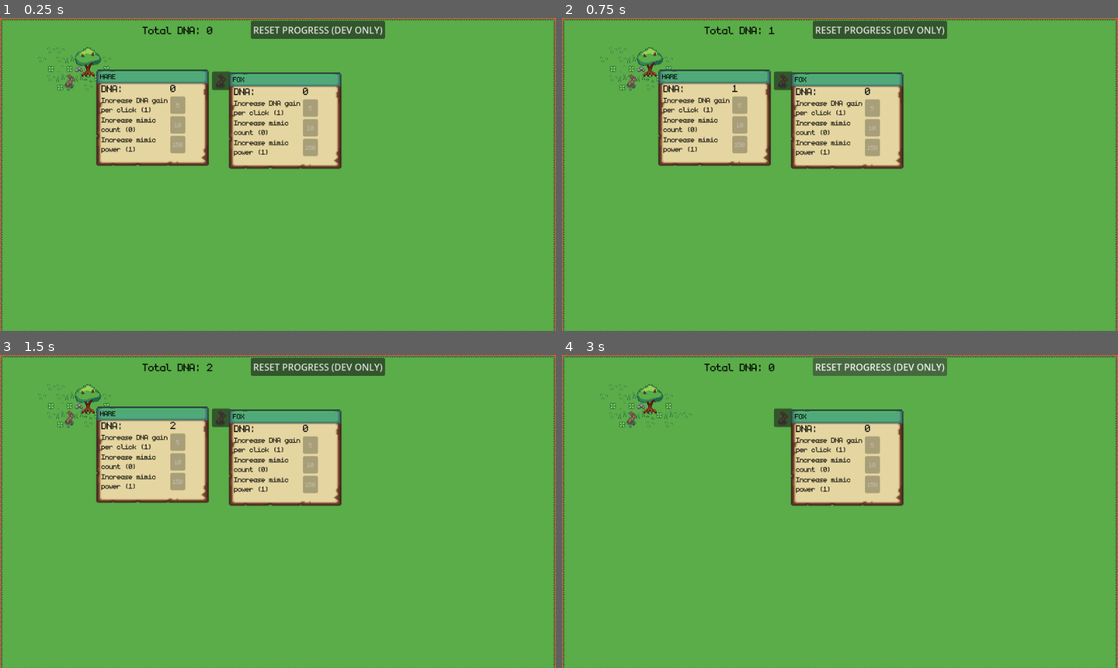
Above: before the commit, frames 1-4 (two rows, left to right).
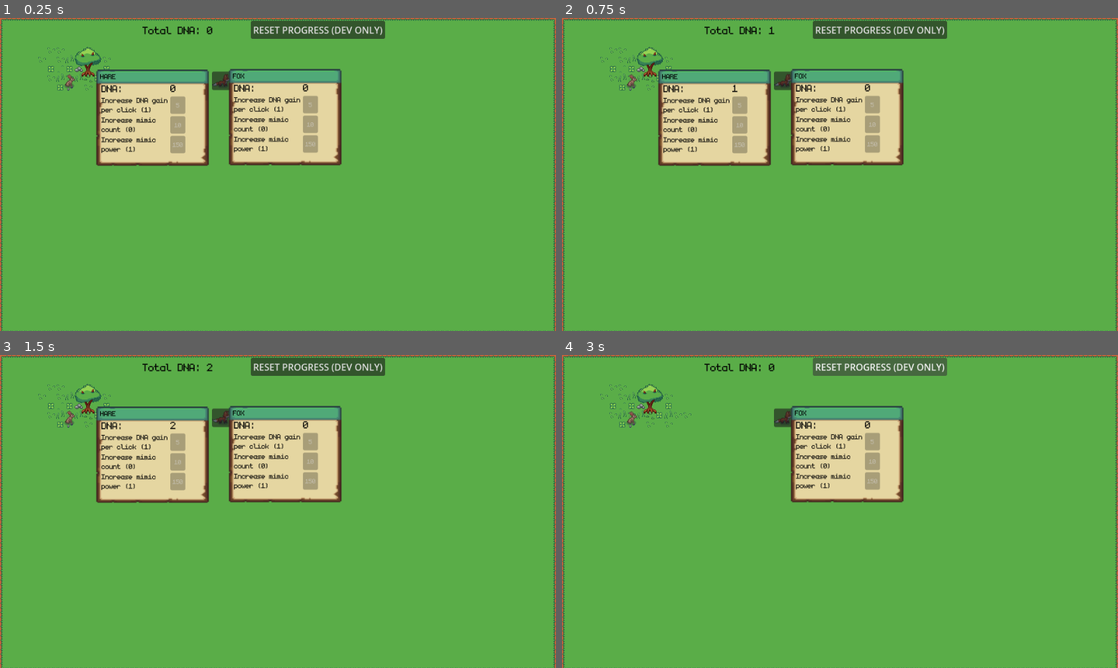
Above: after the commit, the same moments.

Repository: ViachaslauS/prey-clicker
Game: Godot game, scene res://scenes/main_scene.tscn
The game is run twice, just before and just after one commit, with the same random seed, the same clock (stepped at 60 frames per second) and the same inputs.
Inputs (mouse positions are in pixels of both pictures, inside the frame that each line leads up to):
- Up to frame 1 (0.25 s): no input
- Up to frame 2 (0.75 s): click (645, 71) at 0.52 s
- Up to frame 3 (1.5 s): click (83, 408) at 1.27 s
- Up to frame 4 (3 s): click (645, 408) at 2.02 s; click "RESET PROGRESS (DEV ONLY)" at 2.75 s

The runs differ from the first frame. In frame 1, 2.5% of the frame differs, in the area x 38-62%, y 16-49%; in frame 2, 2.5%; in frame 3, 2.5%; in frame 4, 2.5%.

Commit message:
AI 2nd it

Diff:
--- /dev/null
+++ b/res/data/animals/fox_sprite_frames.tres
@@ -0,0 +1,205 @@
+[gd_resource type="SpriteFrames" format=3]
+
+[ext_resource type="Texture2D" path="res://res/objects/Fox/Fox_Idle_with_shadow.png" id="1_gyf41"]
+[ext_resource type="Texture2D" path="res://res/objects/Fox/Fox_Run_with_shadow.png" id="2_14vqj"]
+
+[sub_resource type="AtlasTexture" id="AtlasTexture_o8im6"]
+atlas = ExtResource("1_gyf41")
+region = Rect2(0, 0, 32, 32)
+
+[sub_resource type="AtlasTexture" id="AtlasTexture_yjq8x"]
+atlas = ExtResource("1_gyf41")
+region = Rect2(32, 0, 32, 32)
+
+[sub_resource type="AtlasTexture" id="AtlasTexture_f2xyg"]
+atlas = ExtResource("1_gyf41")
+region = Rect2(64, 0, 32, 32)
+
+[sub_resource type="AtlasTexture" id="AtlasTexture_y5rhd"]
+atlas = ExtResource("1_gyf41")
+region = Rect2(96, 0, 32, 32)
+
+[sub_resource type="AtlasTexture" id="AtlasTexture_jmr4v"]
+atlas = ExtResource("1_gyf41")
+region = Rect2(0, 64, 32, 32)
+
+[sub_resource type="AtlasTexture" id="AtlasTexture_1yu8b"]
+atlas = ExtResource("1_gyf41")
+region = Rect2(32, 64, 32, 32)
+
+[sub_resource type="AtlasTexture" id="AtlasTexture_wuiid"]
+atlas = ExtResource("1_gyf41")
+region = Rect2(64, 64, 32, 32)
+
+[sub_resource type="AtlasTexture" id="AtlasTexture_lr5p3"]
+atlas = ExtResource("1_gyf41")
+region = Rect2(96, 64, 32, 32)
+
+[sub_resource type="AtlasTexture" id="AtlasTexture_tcvc0"]
+atlas = ExtResource("1_gyf41")
+region = Rect2(0, 96, 32, 32)
+
+[sub_resource type="AtlasTexture" id="AtlasTexture_ymcjr"]
+atlas = ExtResource("1_gyf41")
+region = Rect2(32, 96, 32, 32)
+
+[sub_resource type="AtlasTexture" id="AtlasTexture_4wum7"]
+atlas = ExtResource("1_gyf41")
+region = Rect2(64, 96, 32, 32)
+
+[sub_resource type="AtlasTexture" id="AtlasTexture_oqk64"]
+atlas = ExtResource("1_gyf41")
+region = Rect2(96, 96, 32, 32)
+
+[sub_resource type="AtlasTexture" id="AtlasTexture_5b75k"]
+atlas = ExtResource("2_14vqj")
+region = Rect2(0, 64, 32, 32)
+
+[sub_resource type="AtlasTexture" id="AtlasTexture_6hq0a"]
+atlas = ExtResource("2_14vqj")
+region = Rect2(32, 64, 32, 32)
+
+[sub_resource type="AtlasTexture" id="AtlasTexture_qermn"]
+atlas = ExtResource("2_14vqj")
+region = Rect2(64, 64, 32, 32)
+
+[sub_resource type="AtlasTexture" id="AtlasTexture_74h5h"]
+atlas = ExtResource("2_14vqj")
+region = Rect2(96, 64, 32, 32)
+
+[sub_resource type="AtlasTexture" id="AtlasTexture_dcbji"]
+atlas = ExtResource("2_14vqj")
+region = Rect2(128, 64, 32, 32)
+
+[sub_resource type="AtlasTexture" id="AtlasTexture_vl2ey"]
+atlas = ExtResource("2_14vqj")
+region = Rect2(160, 64, 32, 32)
+
+[sub_resource type="AtlasTexture" id="AtlasTexture_na8ky"]
+atlas = ExtResource("2_14vqj")
+region = Rect2(0, 96, 32, 32)
+
+[sub_resource type="AtlasTexture" id="AtlasTexture_tkvoe"]
+atlas = ExtResource("2_14vqj")
+region = Rect2(32, 96, 32, 32)
+
+[sub_resource type="AtlasTexture" id="AtlasTexture_5ewsr"]
+atlas = ExtResource("2_14vqj")
+region = Rect2(64, 96, 32, 32)
+
+[sub_resource type="AtlasTexture" id="AtlasTexture_2pl11"]
+atlas = ExtResource("2_14vqj")
+region = Rect2(96, 96, 32, 32)
+
+[sub_resource type="AtlasTexture" id="AtlasTexture_bupt6"]
+atlas = ExtResource("2_14vqj")
+region = Rect2(128, 96, 32, 32)
+
+[sub_resource type="AtlasTexture" id="AtlasTexture_shv6f"]
+atlas = ExtResource("2_14vqj")
+region = Rect2(160, 96, 32, 32)
+
+[resource]
+animations = [{
+"frames": [],
+"loop": true,
+"name": &"default",
+"speed": 5.0
+}, {
+"frames": [{
+"duration": 1.0,
+"texture": SubResource("AtlasTexture_o8im6")
+}, {
+"duration": 1.0,
+"texture": SubResource("AtlasTexture_yjq8x")
+}, {
+"duration": 1.0,
+"texture": SubResource("AtlasTexture_f2xyg")
+}, {
+"duration": 1.0,
+"texture": SubResource("AtlasTexture_y5rhd")
+}],
+"loop": true,
+"name": &"idle-front",
+"speed": 5.0
+}, {
+"frames": [{
+"duration": 1.0,
+"texture": SubResource("AtlasTexture_jmr4v")
+}, {
+"duration": 1.0,
+"texture": SubResource("AtlasTexture_1yu8b")
+}, {
+"duration": 1.0,
+"texture": SubResource("AtlasTexture_wuiid")
+}, {
+"duration": 1.0,
+"texture": SubResource("AtlasTexture_lr5p3")
+}],
+"loop": true,
+"name": &"idle-left",
+"speed": 5.0
+}, {
+"frames": [{
+"duration": 6.0,
+"texture": SubResource("AtlasTexture_tcvc0")
+}, {
+"duration": 3.0,
+"texture": SubResource("AtlasTexture_ymcjr")
+}, {
+"duration": 3.0,
+"texture": SubResource("AtlasTexture_4wum7")
+}, {
+"duration": 3.0,
+"texture": SubResource("AtlasTexture_oqk64")
+}],
+"loop": true,
+"name": &"idle-right",
+"speed": 5.0
+}, {
+"frames": [{
+"duration": 1.0,
+"texture": SubResource("AtlasTexture_5b75k")
+}, {
+"duration": 1.0,
+"texture": SubResource("AtlasTexture_6hq0a")
+}, {
+"duration": 1.0,
+"texture": SubResource("AtlasTexture_qermn")
+}, {
+"duration": 1.0,
+"texture": SubResource("AtlasTexture_74h5h")
+}, {
+"duration": 1.0,
+"texture": SubResource("AtlasTexture_dcbji")
+}, {
+"duration": 1.0,
+"texture": SubResource("AtlasTexture_vl2ey")
+}],
+"loop": true,
+"name": &"jump-left",
+"speed": 5.0
+}, {
+"frames": [{
+"duration": 1.0,
+"texture": SubResource("AtlasTexture_na8ky")
+}, {
+"duration": 1.0,
+"texture": SubResource("AtlasTexture_tkvoe")
+}, {
+"duration": 1.0,
+"texture": SubResource("AtlasTexture_5ewsr")
+}, {
+"duration": 1.0,
+"texture": SubResource("AtlasTexture_2pl11")
+}, {
+"duration": 1.0,
+"texture": SubResource("AtlasTexture_bupt6")
+}, {
+"duration": 1.0,
+"texture": SubResource("AtlasTexture_shv6f")
+}],
+"loop": true,
+"name": &"jump-right",
+"speed": 5.0
+}]
--- a/scenes/main_scene.tscn
+++ b/scenes/main_scene.tscn
@@ -10,6 +10,8 @@
 [ext_resource type="PackedScene" uid="uid://dmak14jlsm8wa" path="res://scenes/HarePopup.tscn" id="8_c1pb6"]
 [ext_resource type="Script" uid="uid://21l1eg6db52a" path="res://scripts/hare_handler.gd" id="9_c1pb6"]
 [ext_resource type="FontFile" uid="uid://bc6y2arq85qo5" path="res://res/ui/monogram.ttf" id="10_6wevv"]
+[ext_resource type="Script" uid="uid://cbemn0cwv40br" path="res://scripts/fox_handler.gd" id="11_qhgtx"]
+[ext_resource type="SpriteFrames" path="res://res/data/animals/fox_sprite_frames.tres" id="12_r2u6p"]
 
 [sub_resource type="TileSetAtlasSource" id="TileSetAtlasSource_pw63i"]
 texture = ExtResource("1_w2twt")
@@ -612,10 +614,9 @@
 
 [node name="Fox" type="AnimatedSprite2D" parent="." unique_id=69845264]
 position = Vector2(382, 107.410286)
-sprite_frames = SubResource("SpriteFrames_kkokr")
+sprite_frames = ExtResource("12_r2u6p")
 animation = &"idle-right"
 autoplay = "idle-right"
-frame_progress = 0.35220864
 
 [node name="Button" type="Button" parent="Fox" unique_id=1423730580]
 custom_minimum_size = Vector2(32, 32)
@@ -624,17 +625,19 @@
 offset_right = 16.0
 offset_bottom = 17.0
 script = ExtResource("7_18nlu")
-
-[node name="HarePopup" parent="Fox/Button" unique_id=1942270965 instance=ExtResource("8_c1pb6")]
+handler_path = NodePath("../FoxHandler")
+popup_path = NodePath("FoxPopup")
+
+[node name="FoxPopup" parent="Fox/Button" unique_id=1942270965 instance=ExtResource("8_c1pb6")]
 layout_mode = 1
 offset_left = 11.0
-offset_top = -14.410286
+offset_top = -20.410286
 offset_right = 213.0
-offset_bottom = 154.67944
-
-[node name="HareHandler" type="Node" parent="Fox" unique_id=1325440141]
-script = ExtResource("9_c1pb6")
-data_path = "res://res/data/animals/fox_data.tres"
+offset_bottom = 148.67944
+handler_path = NodePath("../../FoxHandler")
+
+[node name="FoxHandler" type="Node" parent="Fox" unique_id=1325440141]
+script = ExtResource("11_qhgtx")
 
 [connection signal="button_down" from="Hare/Button" to="Hare/Button" method="_on_button_down"]
 [connection signal="button_up" from="Hare/Button" to="Hare/Button" method="_on_button_up"]
